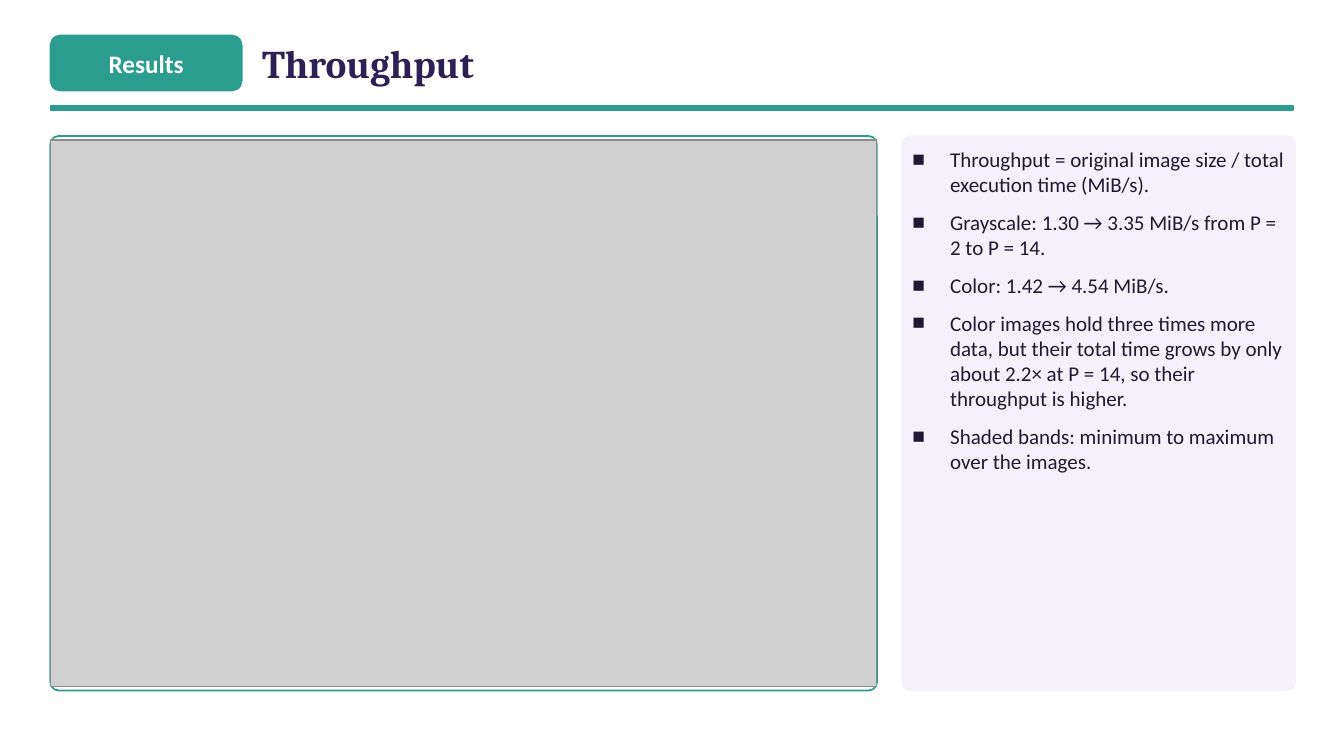
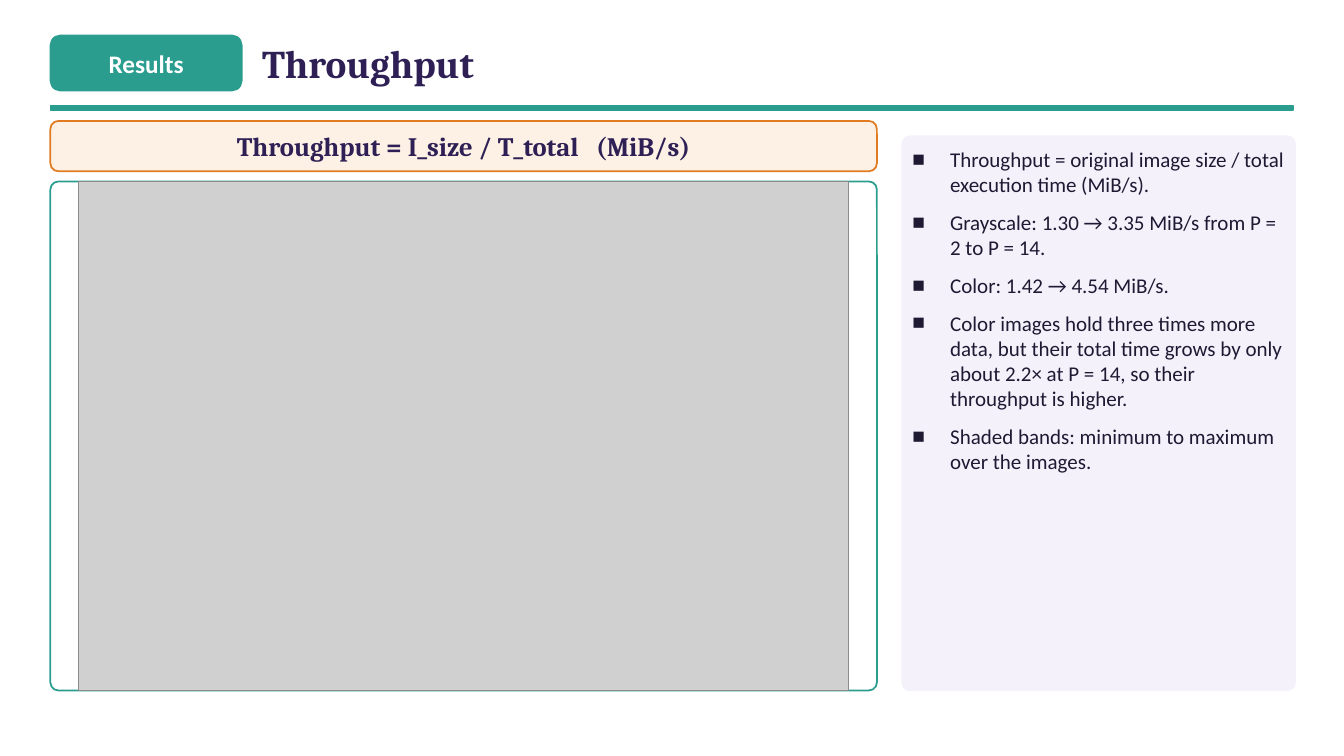
Before and after one commit to ibtihal-cpu/mihk, a slide deck: slide 28 of results/seminar/figs/Seminar_Ibtihal_FINAL.pptx. Drawn at 1344x756 pixels with LibreOffice and Linux fonts; fonts in the diff are those of the drawing; grey boxes stand for pictures. Boxes give left, top, right and bottom in pixels: in the first picture for what was removed or moved away, otherwise in the second. Text is boxed around its words. In the diff, an @@ line names an element or a change of style, - is before the commit and + after.

```diff
--- a/results/seminar/figs/Seminar_Ibtihal_FINAL.pptx
+++ b/results/seminar/figs/Seminar_Ibtihal_FINAL.pptx
@@ rounded rectangle added at [50,121,877,171], fill #FDF1E6, outline #E07B22 1.25 pt @@
@@ text added at [237,137,690,162], 19 pt, text #2E2055, bold @@
+Throughput = I_size / T_total (MiB/s)
@@ rounded rectangle: place and size @@
-rounded rectangle at [50,136,877,691]
+rounded rectangle at [50,181,877,691]
@@ rounded rectangle at [50,181,877,691]: proportions changed @@
@@ picture: place and size @@
-picture at [50,140,877,687]
+picture at [79,181,849,691]
```
Also in this commit, not shown: 5 other slides changed, 1 slide added, 1 slide removed, 7 other files.
